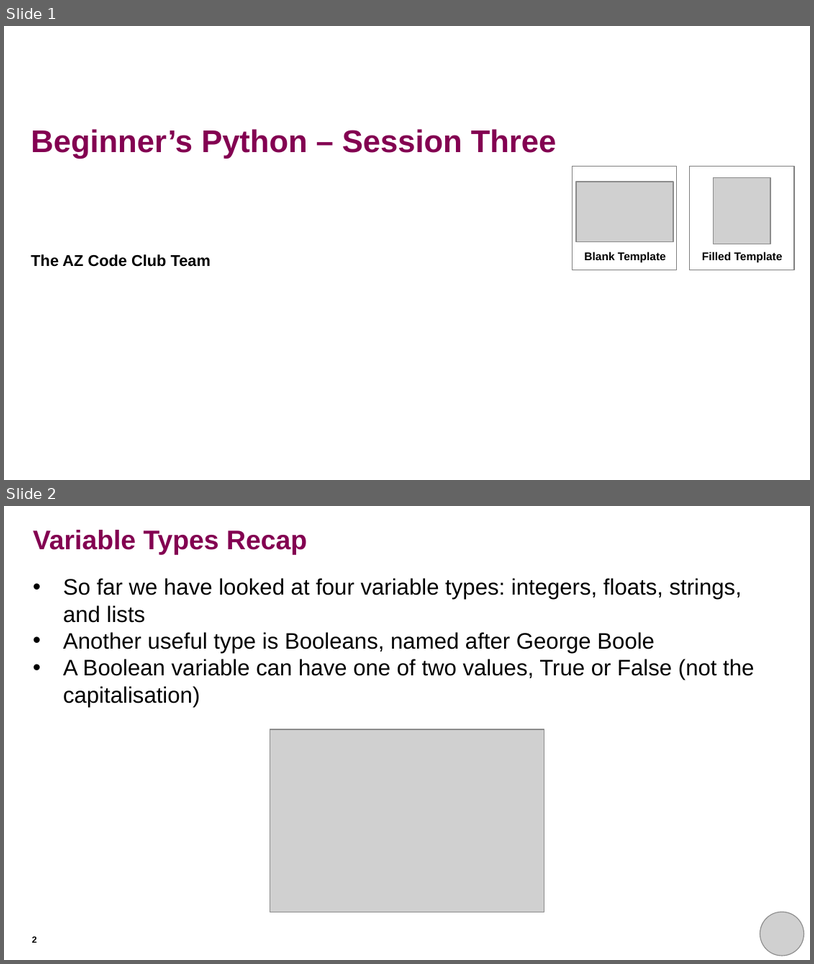
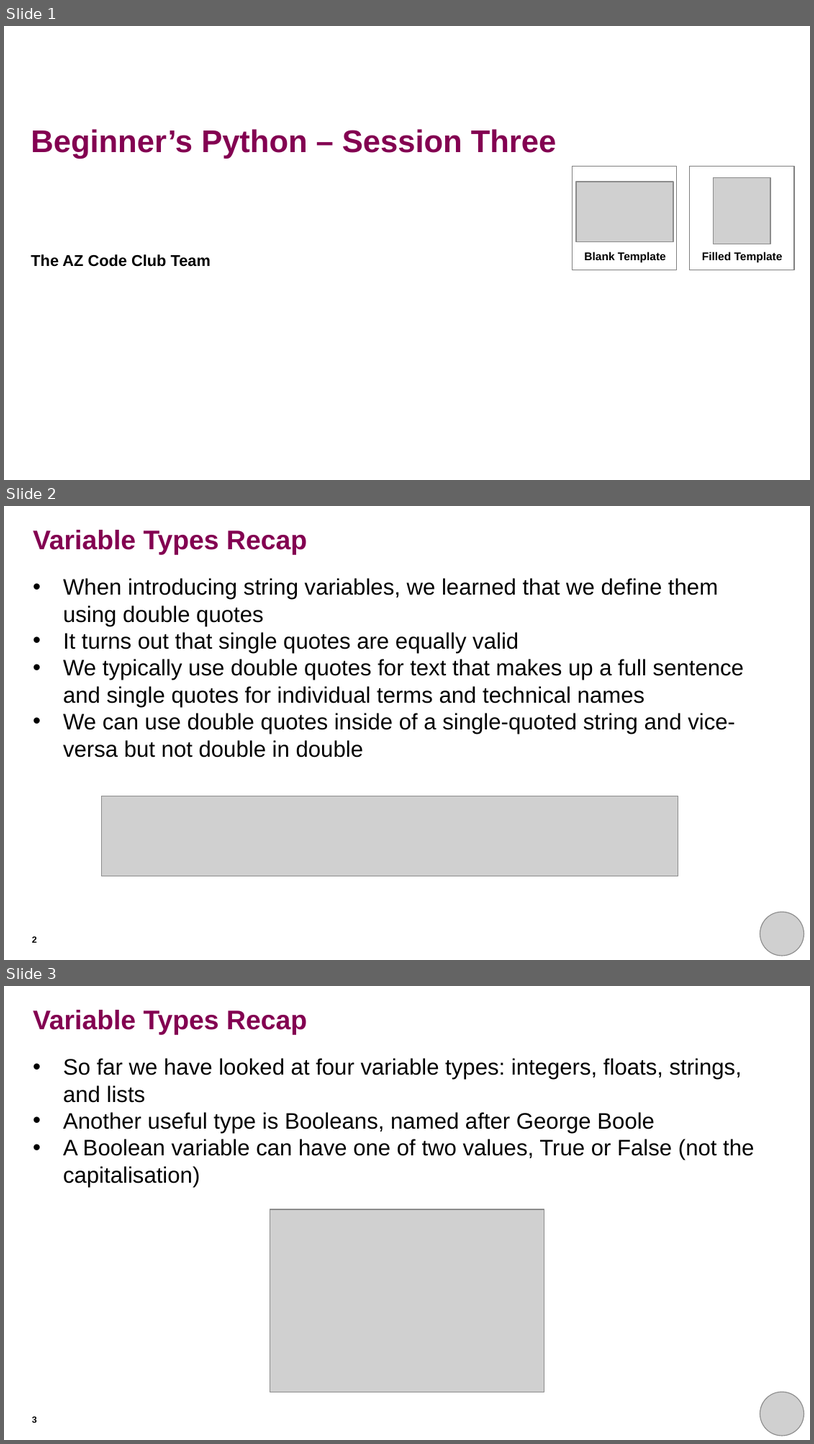
Before and after one commit to THargreaves/beginners-python, a slide deck: session_three/session_three_presentation.pptx. Shown one above the other, each under a label of ours: slides 1 and 2 before the commit, slides 1, 2 and 3 after it. The pictures are 814x964 and 814x1444 pixels, drawn with LibreOffice and Linux fonts; fonts in the diff are those of the drawing; grey boxes stand for pictures; background and template pictures are left out. Boxes give left, top, right and bottom in pixels: in the first picture for what was removed or moved away, otherwise in the second. Text is boxed around its words. In the diff, an @@ line names an element or a change of style, - is before the commit and + after.

```diff
--- a/session_three/session_three_presentation.pptx
+++ b/session_three/session_three_presentation.pptx
@@ slide 2 added at (x1=4, y1=506, x2=810, y2=960), background #FFFFFF @@
@@ title added at (x1=33, y1=530, x2=307, y2=555), 24 pt, text #830051, bold @@
+Variable Types Recap
@@ text added at (x1=63, y1=578, x2=744, y2=757), 20 pt, text #000000 @@
+• When introducing string variables, we learned that we define them using double quotes
+• It turns out that single quotes are equally valid
+• We typically use double quotes for text that makes up a full sentence and single quotes for individual terms and technical names
+• We can use double quotes inside of a single-quoted string and vice-versa but not double in double
@@ picture added at (x1=102, y1=795, x2=679, y2=875) @@
@@ picture added at (x1=761, y1=911, x2=804, y2=955) @@
@@ page number added at (x1=32, y1=936, x2=37, y2=942), 8 pt, text #000000, bold @@
+2
@@ what was slide 2 is now slide 3 @@
```
